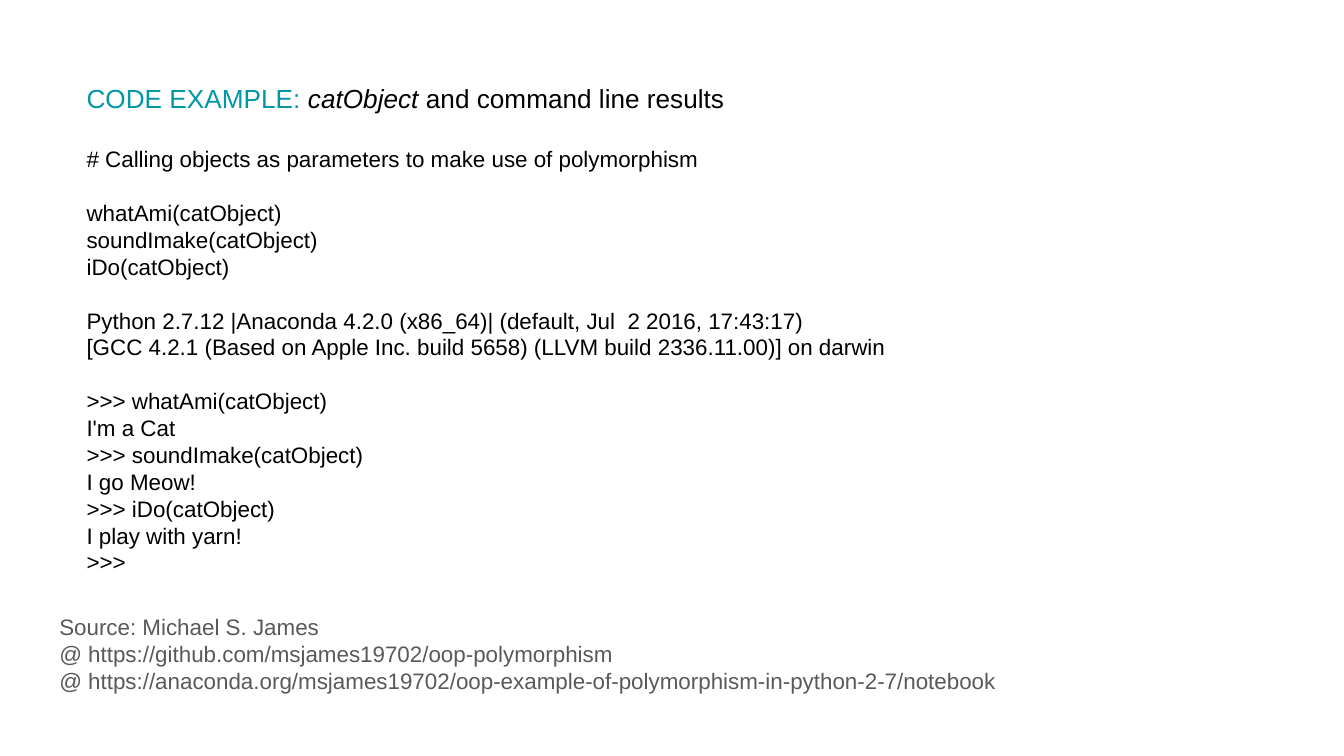
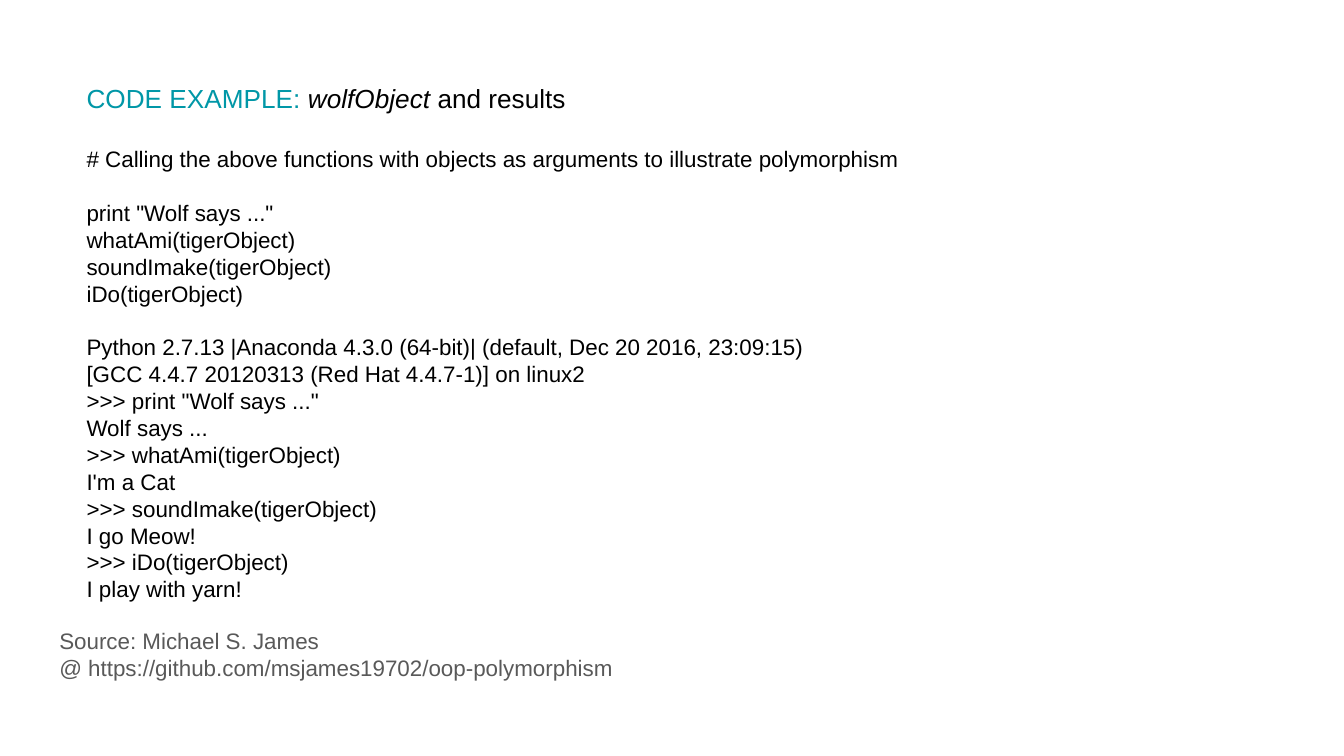
Before and after one commit to msjames19702/oop-polymorphism, a slide deck: slide 12 of The Concept of Polymorphism in Object Oriented Programing With illustration in Python 2.7.pptx. Drawn at 1344x756 pixels with LibreOffice and Linux fonts; fonts in the diff are those of the drawing. Boxes give left, top, right and bottom in pixels: in the first picture for what was removed or moved away, otherwise in the second. Text is boxed around its words. In the diff, an @@ line names an element or a change of style, - is before the commit and + after.

```diff
--- a/The Concept of Polymorphism in Object Oriented Programing With illustration in Python 2.7.pptx
+++ b/The Concept of Polymorphism in Object Oriented Programing With illustration in Python 2.7.pptx
@@ text at [87,89,898,602]: paragraph removed @@
->>>
@@ text at [87,89,898,468]: text changed @@
-CODE EXAMPLE: catObject and command line results
-# Calling objects as parameters to make use of polymorphism
-whatAmi(catObject)
-soundImake(catObject)
-iDo(catObject)
-Python 2.7.12 |Anaconda 4.2.0 (x86_64)| (default, Jul 2 2016, 17:43:17)
-[GCC 4.2.1 (Based on Apple Inc. build 5658) (LLVM build 2336.11.00)] on darwin
->>> whatAmi(catObject)
+CODE EXAMPLE: wolfObject and results
+# Calling the above functions with objects as arguments to illustrate polymorphism
+print "Wolf says ..."
+whatAmi(tigerObject)
+soundImake(tigerObject)
+iDo(tigerObject)
+Python 2.7.13 |Anaconda 4.3.0 (64-bit)| (default, Dec 20 2016, 23:09:15)
+[GCC 4.4.7 20120313 (Red Hat 4.4.7-1)] on linux2
+>>> print "Wolf says ..."
+Wolf says ...
+>>> whatAmi(tigerObject)
@@ text at [132,500,377,522]: text changed @@
->>> soundImake(catObject)
+>>> soundImake(tigerObject)
@@ text at [132,553,289,575]: text changed @@
->>> iDo(catObject)
+>>> iDo(tigerObject)
@@ text at [88,673,995,694]: paragraph removed @@
-@ https://anaconda.org/msjames19702/oop-example-of-polymorphism-in-python-2-7/notebook
```
Also in this commit, not shown: 6 other slides changed, 1 slide added, 1 slide removed, 2 other files.
